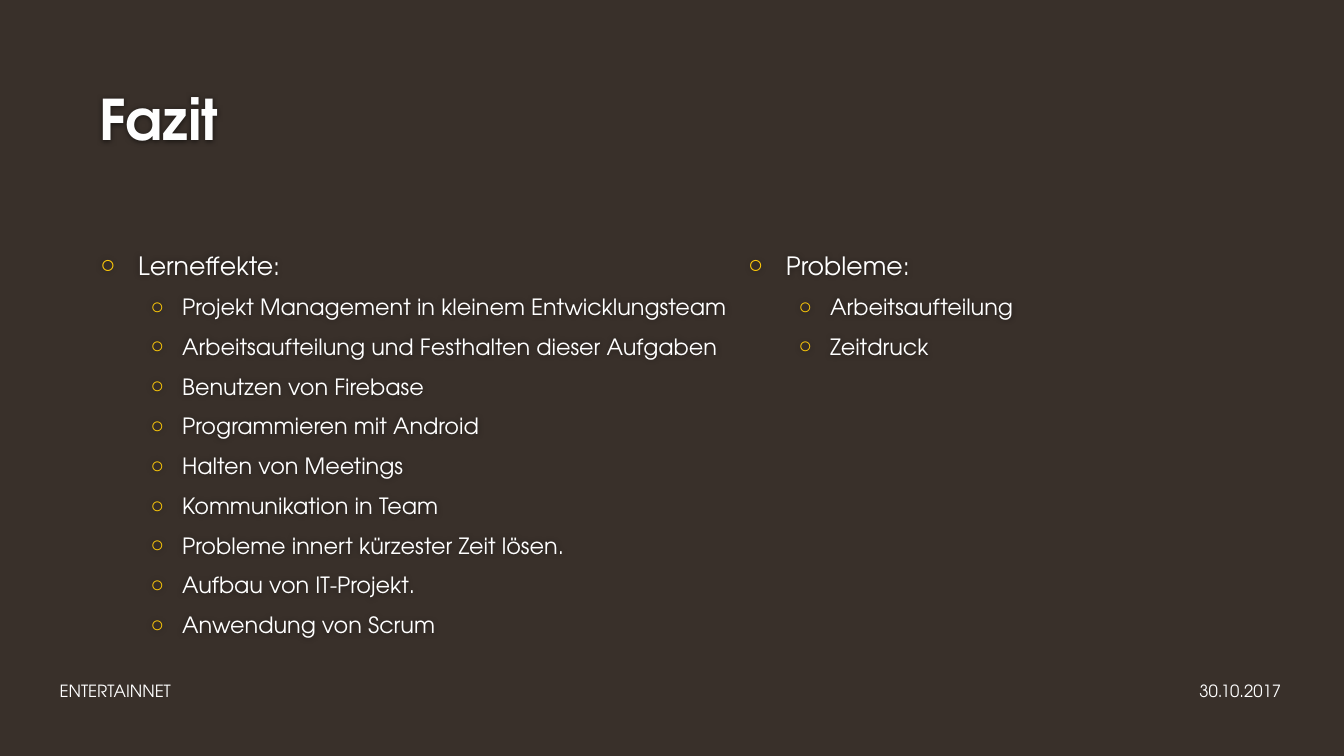
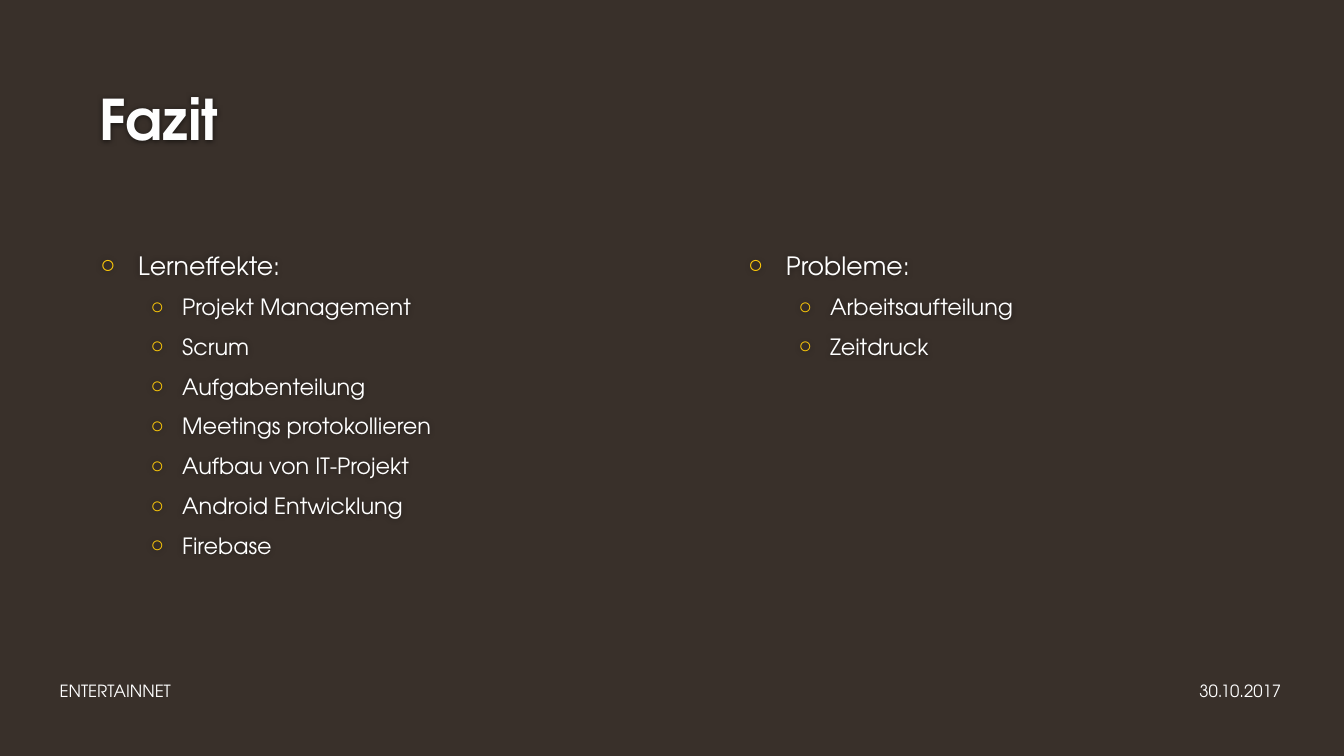
Before and after one commit to GAEBE2/Modul-306, a slide deck: slide 16 of Dokuordner/ENTERTAINNET.pptx. Drawn at 1344x756 pixels with LibreOffice and Linux fonts; fonts in the diff are those of the drawing; background and template pictures are left out. Boxes give left, top, right and bottom in pixels: in the first picture for what was removed or moved away, otherwise in the second. Text is boxed around its words. In the diff, an @@ line names an element or a change of style, - is before the commit and + after.

```diff
--- a/Dokuordner/ENTERTAINNET.pptx
+++ b/Dokuordner/ENTERTAINNET.pptx
@@ text at (x1=182, y1=298, x2=431, y2=555): text changed @@
-  ○ Projekt Management in kleinem Entwicklungsteam
-  ○ Arbeitsaufteilung und Festhalten dieser Aufgaben
-  ○ Benutzen von Firebase
-  ○ Programmieren mit Android
-  ○ Halten von Meetings
-  ○ Kommunikation in Team
-  ○ Probleme innert kürzester Zeit lösen.
-  ○ Aufbau von IT-Projekt.
-  ○ Anwendung von Scrum
+  ○ Projekt Management
+  ○ Scrum
+  ○ Aufgabenteilung
+  ○ Meetings protokollieren
+  ○ Aufbau von IT-Projekt
+  ○ Android Entwicklung
+  ○ Firebase
```
Also in this commit, not shown: 3 other slides changed.
